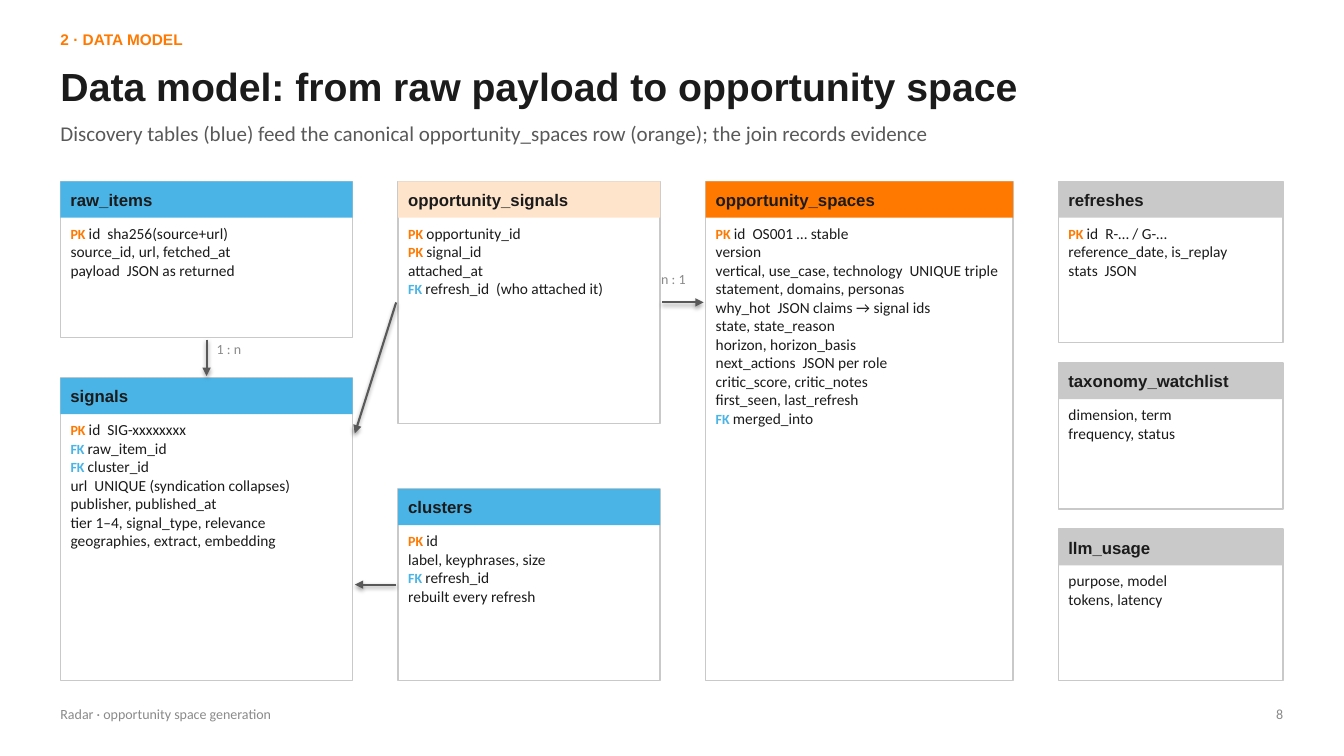
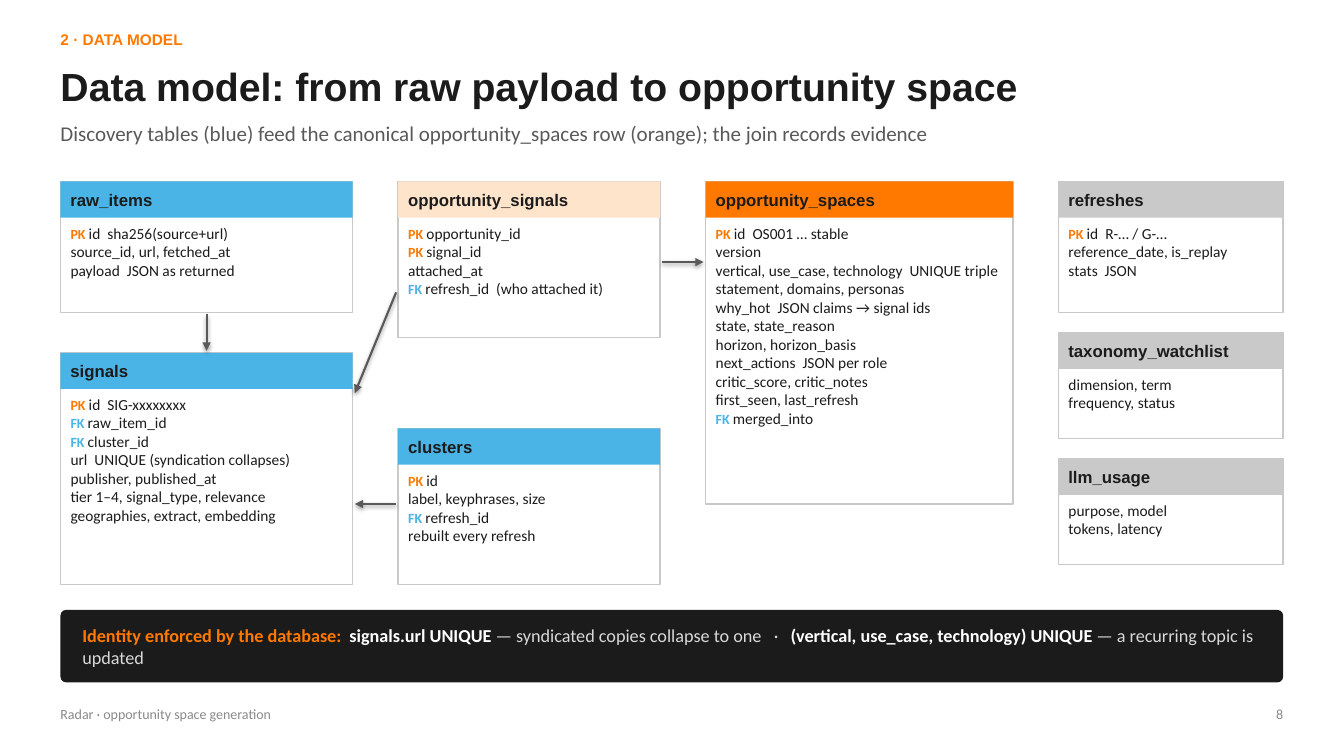
Before and after one commit to stepvda/orange_merge, a slide deck: slide 8 of docs/generation.pptx. Drawn at 1344x756 pixels with LibreOffice and Linux fonts; fonts in the diff are those of the drawing. Boxes give left, top, right and bottom in pixels: in the first picture for what was removed or moved away, otherwise in the second. Text is boxed around its words. In the diff, an @@ line names an element or a change of style, - is before the commit and + after.

```diff
--- a/docs/generation.pptx
+++ b/docs/generation.pptx
@@ rectangle resized from (x1=60, y1=181, x2=353, y2=338) to (x1=60, y1=181, x2=353, y2=313) @@
@@ rectangle resized from (x1=398, y1=181, x2=660, y2=423) to (x1=398, y1=181, x2=660, y2=338) @@
@@ rectangle resized from (x1=706, y1=181, x2=1013, y2=681) to (x1=706, y1=181, x2=1013, y2=504) @@
@@ rectangle resized from (x1=1059, y1=181, x2=1284, y2=343) to (x1=1059, y1=181, x2=1284, y2=313) @@
@@ arrow moved from (662, 302) - (704, 302) to (662, 262) - (704, 262) @@
@@ arrow moved from (396, 302) - (355, 434) to (396, 292) - (355, 393) @@
@@ text removed at (x1=661, y1=275, x2=686, y2=284) @@
-n : 1
@@ arrow moved from (207, 340) - (207, 376) to (207, 315) - (207, 351) @@
@@ rectangle "signals" moved from (x1=60, y1=378, x2=353, y2=414) to (x1=60, y1=353, x2=353, y2=389) @@
@@ rectangle resized from (x1=60, y1=378, x2=353, y2=681) to (x1=60, y1=353, x2=353, y2=585) @@
@@ text removed at (x1=217, y1=345, x2=241, y2=354) @@
-1 : n
@@ rectangle "taxonomy_watchlist" moved from (x1=1059, y1=363, x2=1284, y2=399) to (x1=1059, y1=333, x2=1284, y2=369) @@
@@ rectangle resized from (x1=1059, y1=363, x2=1284, y2=509) to (x1=1059, y1=333, x2=1284, y2=439) @@
@@ text "dimension, term" moved from (x1=1068, y1=409, x2=1175, y2=442) to (x1=1068, y1=379, x2=1175, y2=411) @@
@@ text "PK id SIG-xxxxxxxx" moved from (x1=71, y1=424, x2=290, y2=549) to (x1=71, y1=399, x2=290, y2=524) @@
@@ rectangle "clusters" moved from (x1=398, y1=489, x2=660, y2=525) to (x1=398, y1=429, x2=660, y2=465) @@
@@ rectangle resized from (x1=398, y1=489, x2=660, y2=681) to (x1=398, y1=429, x2=660, y2=585) @@
@@ text "PK id" moved from (x1=408, y1=535, x2=546, y2=605) to (x1=408, y1=475, x2=546, y2=544) @@
@@ rectangle "llm_usage" moved from (x1=1059, y1=529, x2=1284, y2=566) to (x1=1059, y1=459, x2=1284, y2=495) @@
@@ rectangle resized from (x1=1059, y1=529, x2=1284, y2=681) to (x1=1059, y1=459, x2=1284, y2=565) @@
@@ arrow moved from (396, 585) - (355, 585) to (396, 504) - (355, 504) @@
@@ text "purpose, model" moved from (x1=1068, y1=575, x2=1167, y2=608) to (x1=1068, y1=505, x2=1167, y2=537) @@
@@ rounded rectangle added at (x1=60, y1=610, x2=1284, y2=683), fill #1B1B1B, 13 pt, text #D9D9D9, bold @@
+Identity enforced by the database: signals.url UNIQUE — syndicated copies collapse to one · (vertical, use_case, technology) UNIQUE — a recurring topic is updated
```
Also in this commit, not shown: 9 other slides changed, 2 other files.
